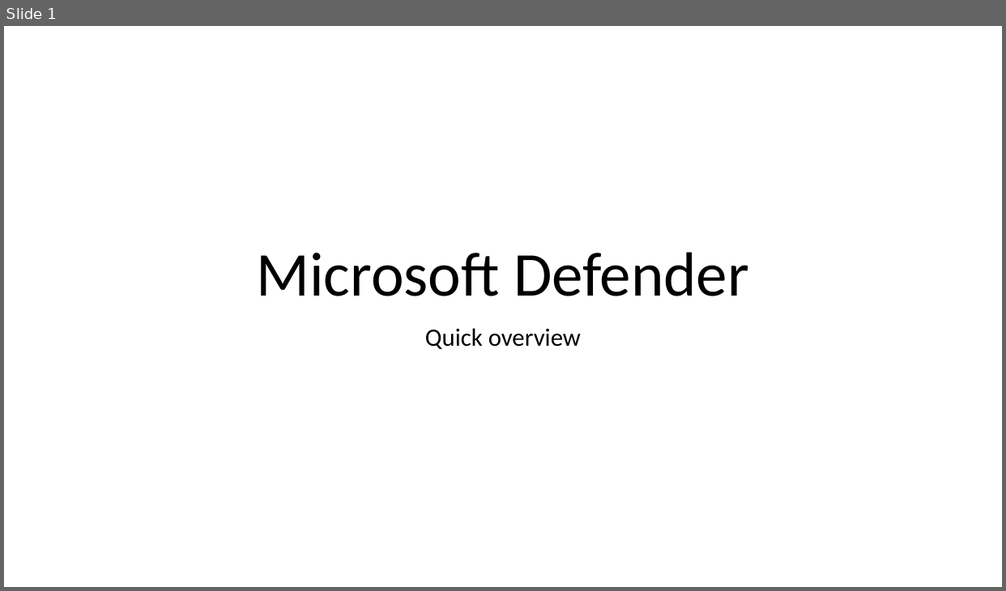
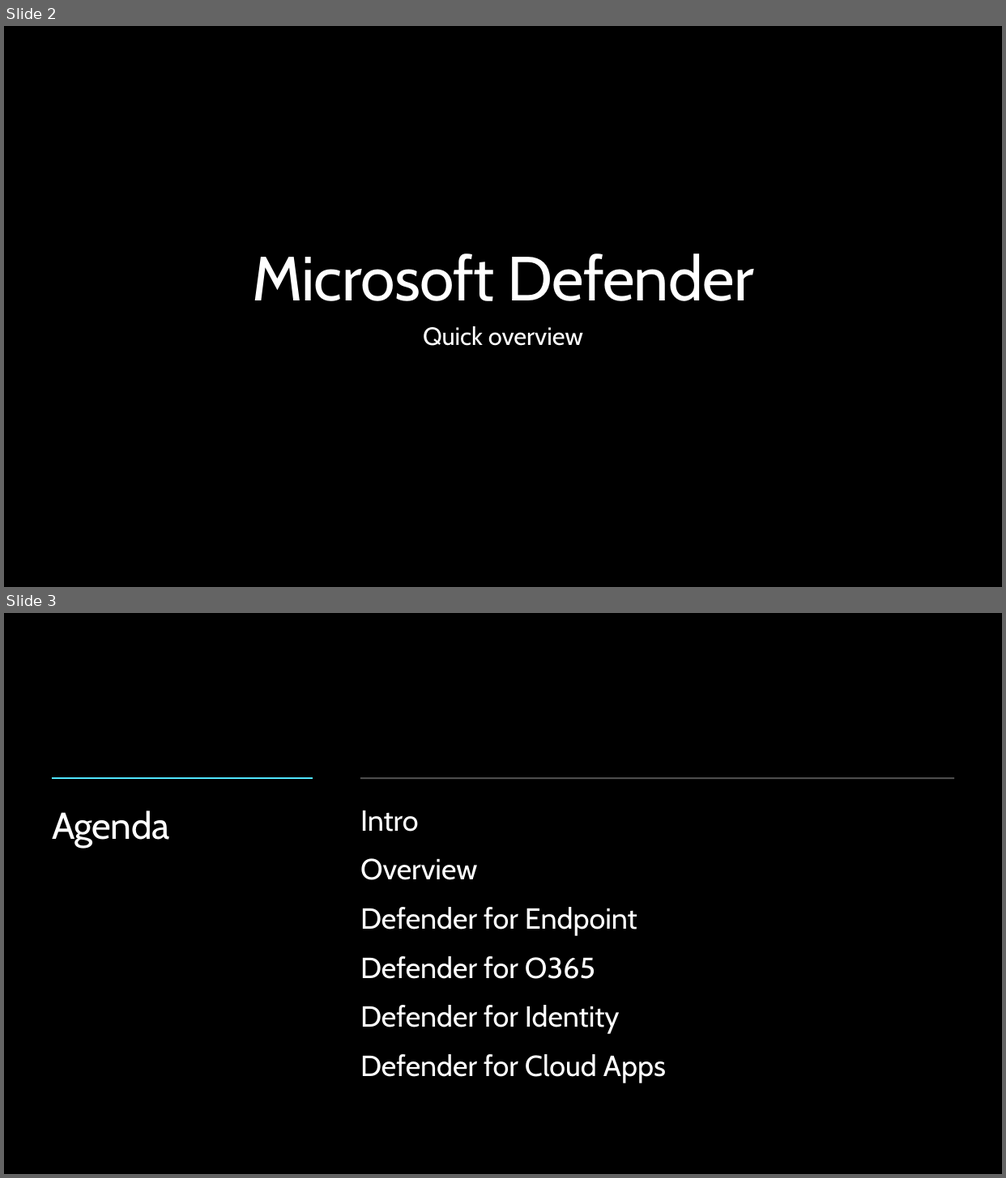
Before and after one commit to peterperov/MSFTCSA, a slide deck: 118-Microsoft Defender/MSFT Defender for X overview.pptx. Shown one above the other, each under a label of ours: slide 1 before the commit, slides 2 and 3 after it. The pictures are 1006x591 and 1006x1178 pixels, drawn with LibreOffice and Linux fonts; fonts in the diff are those of the drawing; background and template pictures are left out. Boxes give left, top, right and bottom in pixels: in the first picture for what was removed or moved away, otherwise in the second. Text is boxed around its words. In the diff, an @@ line names an element or a change of style, - is before the commit and + after.

```diff
--- a/118-Microsoft Defender/MSFT Defender for X overview.pptx
+++ b/118-Microsoft Defender/MSFT Defender for X overview.pptx
@@ slide 3 added at [4, 613, 1002, 1174], background #000000 @@
@@ line added from (52, 778) to (313, 778), #50E6FF 2.25 pt @@
@@ line added from (360, 778) to (955, 778), #FFFFFF 1.5 pt @@
@@ title added at [52, 811, 169, 848], 36 pt, text #FFFFFF @@
+Agenda
@@ text added at [360, 811, 666, 1084], 28 pt, text #FFFFFF @@
+Intro
+Overview
+Defender for Endpoint
+Defender for O365
+Defender for Identity
+Defender for Cloud Apps
@@ what was slide 1 is now slide 2 @@
@@ slide 2 changed as well @@
@@ background #FFFFFF to #000000 @@
@@ title "Microsoft Defender" at [252, 254, 754, 301]: font Calibri to Cabin, text colour #000000 to #FFFFFF, letter spacing 0 to -0.5 pt; line spacing 0.9 to 1 @@
@@ subtitle "Quick overview" at [423, 327, 583, 346]: font Calibri to Cabin, text colour #000000 to #FFFFFF; line spacing 0.9 to 1; less space between paragraphs @@
```
Also in this commit, not shown: 10 other slides changed, 1 other slide added, 1 other file.
